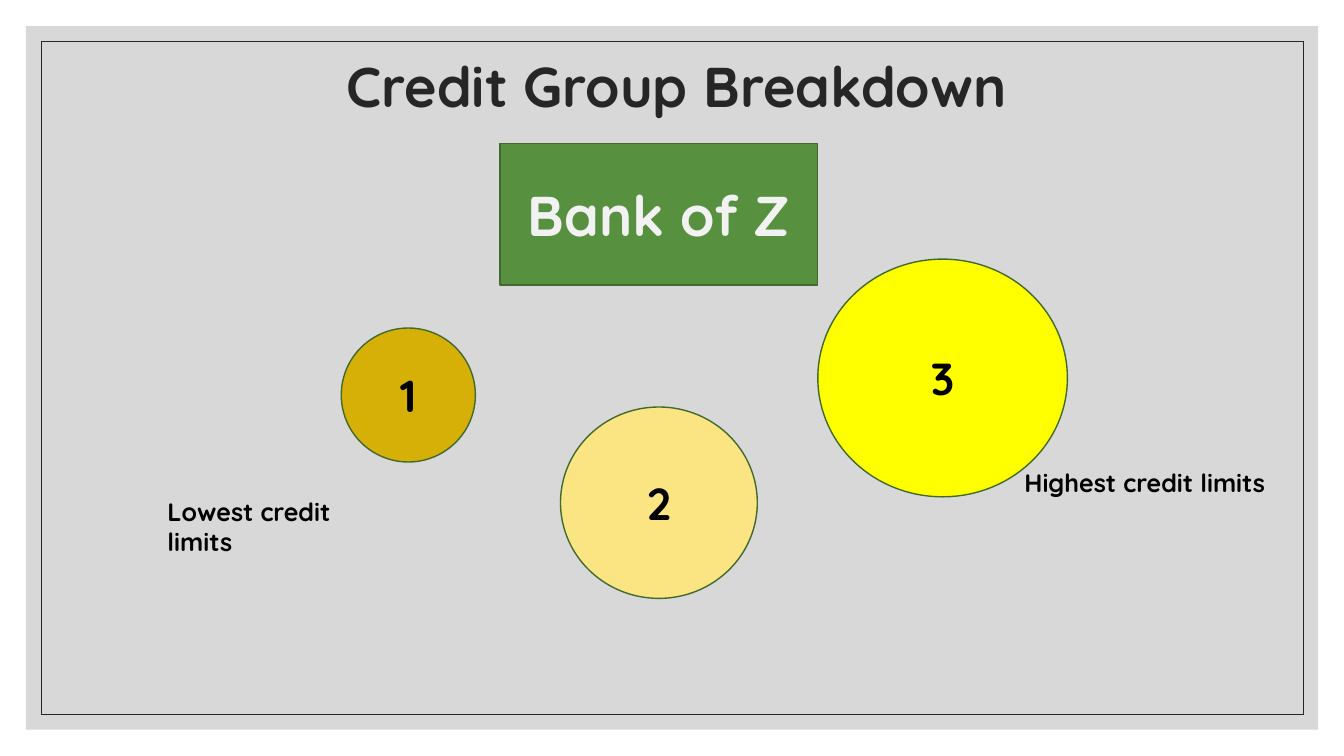
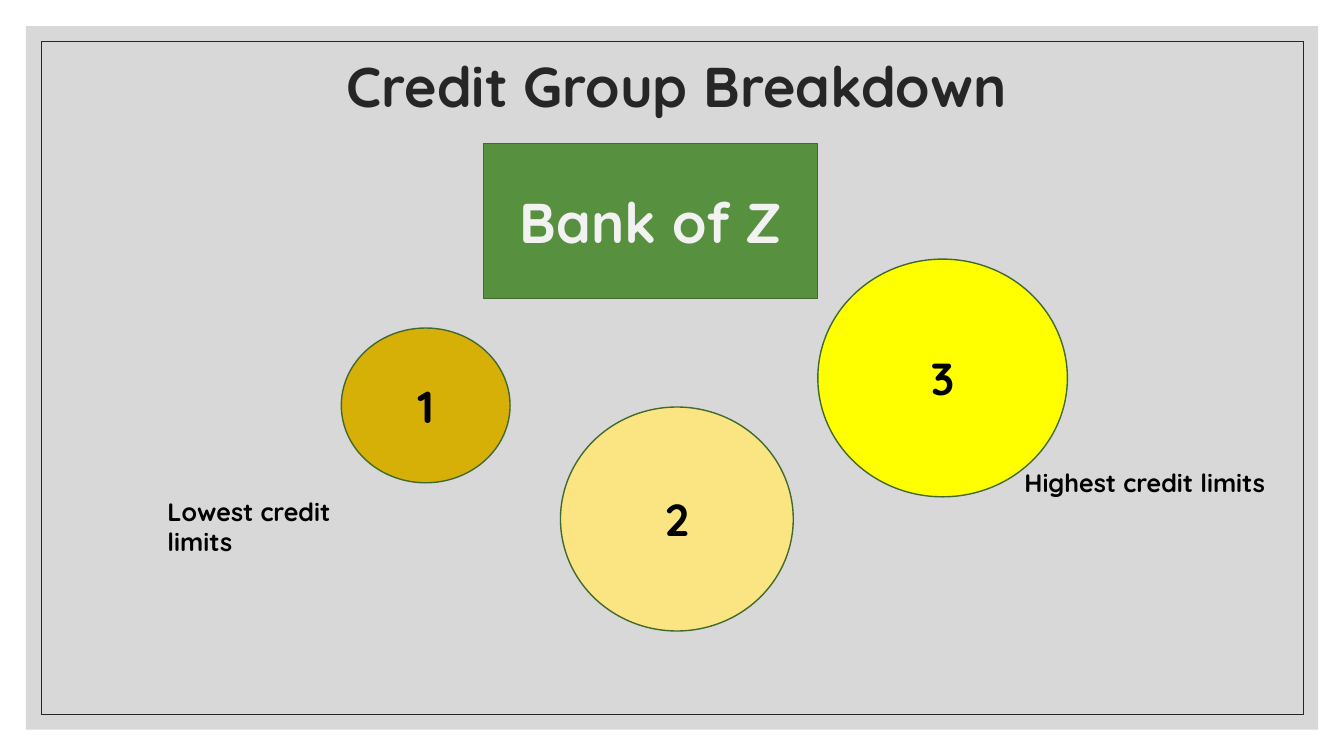
Before and after one commit to ssimmons9212/FedEX, a slide deck: slide 3 of Presentation/Fedex interview Round 2.pptx. Drawn at 1344x756 pixels with LibreOffice and Linux fonts; fonts in the diff are those of the drawing. Boxes give left, top, right and bottom in pixels: in the first picture for what was removed or moved away, otherwise in the second. Text is boxed around its words. In the diff, an @@ line names an element or a change of style, - is before the commit and + after.

```diff
--- a/Presentation/Fedex interview Round 2.pptx
+++ b/Presentation/Fedex interview Round 2.pptx
@@ rectangle "Bank of Z": place and size @@
-rectangle "Bank of Z" at <box>500,143,818,284</box>
+rectangle "Bank of Z" at <box>484,143,818,298</box>
@@ ellipse "1": place and size @@
-ellipse "1" at <box>342,328,476,462</box>
+ellipse "1" at <box>342,328,510,483</box>
@@ ellipse "2": place and size @@
-ellipse "2" at <box>561,407,757,599</box>
+ellipse "2" at <box>561,407,793,631</box>
```
Also in this commit, not shown: 5 other slides changed, 1 slide added, 1 slide removed.
